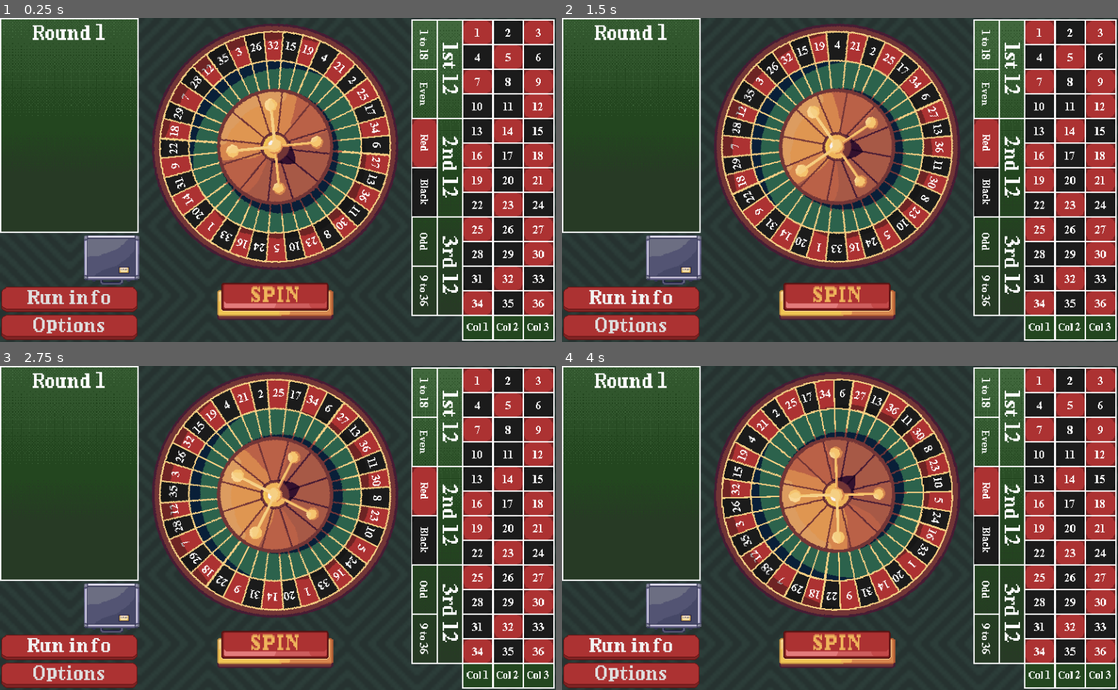
Above: before the commit, frames 1-4 (two rows, left to right).
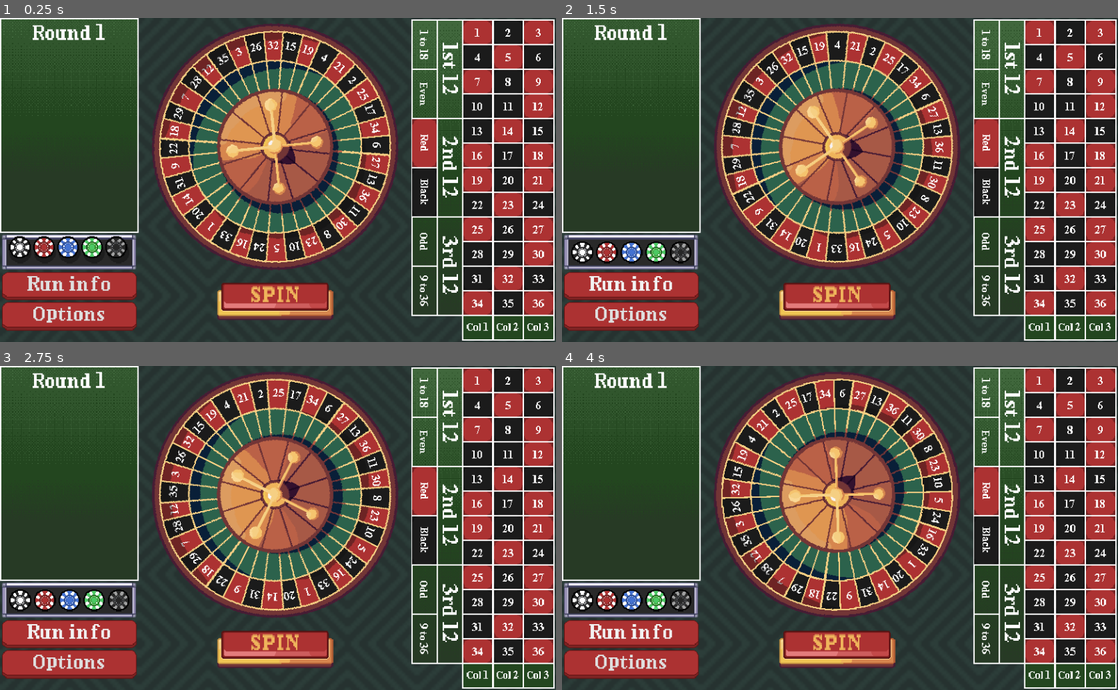
Above: after the commit, the same moments.

Repository: wonderdip/roulette-roguelike
Game: Godot game, scene res://scenes/roulette.tscn
The game is run twice, just before and just after one commit, with the same random seed, the same clock (stepped at 60 frames per second) and the same inputs.
Inputs (mouse positions are in pixels of both pictures, inside the frame that each line leads up to):
- Up to frame 1 (0.25 s): no input
- Up to frame 2 (1.5 s): click "Run info" at 0.5 s; click "Run info" at 1.25 s
- Up to frame 3 (2.75 s): click "Run info" at 2 s
- Up to frame 4 (4 s): drag from (673, 609) to (1040, 378) at 2.77 s; drag from (739, 540) to (1040, 378) at 3.52 s

The runs differ from the first frame. In frame 1, 5.9% of the frame differs, in the area x 0-26%, y 66-100%; in frame 2, 5.9%; in frame 3, 5.9%; in frame 4, 5.9%.

Commit message:
swapped case for tray

Diff:
--- a/scenes/chip_case.tscn
+++ b/scenes/chip_case.tscn
@@ -1,51 +1,14 @@
-[gd_scene load_steps=6 format=3 uid="uid://ctwdx2eioe7ms"]
+[gd_scene load_steps=3 format=3 uid="uid://ctwdx2eioe7ms"]
 
 [ext_resource type="Script" uid="uid://bha6hsotmdgyw" path="res://scripts/chip_case.gd" id="1_d1ryc"]
-[ext_resource type="Texture2D" uid="uid://bycfgs8jk7fac" path="res://Assets/poker_case.png" id="1_lqwp2"]
-[ext_resource type="Texture2D" uid="uid://b0dgn1fmor7o8" path="res://Assets/mini_chip_case.png" id="3_snhhq"]
-
-[sub_resource type="RectangleShape2D" id="RectangleShape2D_v37ql"]
-size = Vector2(246, 208)
-
-[sub_resource type="RectangleShape2D" id="RectangleShape2D_snhhq"]
-size = Vector2(76, 68)
+[ext_resource type="Texture2D" uid="uid://bvcf0y5grac1c" path="res://Assets/chip_tray.png" id="2_ehoyf"]
 
 [node name="ChipCase" type="Node2D"]
 script = ExtResource("1_d1ryc")
 
-[node name="BigCase" type="Node2D" parent="."]
-visible = false
+[node name="Sprite2D" type="Sprite2D" parent="."]
+texture = ExtResource("2_ehoyf")
 
-[node name="BigCaseTexture" type="Sprite2D" parent="BigCase"]
-position = Vector2(92, -84)
-texture = ExtResource("1_lqwp2")
-
-[node name="Marker2D" type="Marker2D" parent="BigCase/BigCaseTexture"]
+[node name="Marker2D" type="Marker2D" parent="Sprite2D"]
 unique_name_in_owner = true
-position = Vector2(-119, -107)
-
-[node name="BigArea2D" type="Area2D" parent="BigCase/BigCaseTexture"]
-unique_name_in_owner = true
-
-[node name="BigCollisionShape" type="CollisionShape2D" parent="BigCase/BigCaseTexture/BigArea2D"]
-unique_name_in_owner = true
-position = Vector2(0, -7)
-shape = SubResource("RectangleShape2D_v37ql")
-
-[node name="SmallCase" type="Node2D" parent="."]
-
-[node name="SmallCaseTexture" type="Sprite2D" parent="SmallCase"]
-position = Vector2(0, -76)
-texture = ExtResource("3_snhhq")
-
-[node name="SmallArea2D" type="Area2D" parent="SmallCase/SmallCaseTexture"]
-position = Vector2(0, 76)
-
-[node name="SmallCollisionShape" type="CollisionShape2D" parent="SmallCase/SmallCaseTexture/SmallArea2D"]
-unique_name_in_owner = true
-shape = SubResource("RectangleShape2D_snhhq")
-
-[connection signal="input_event" from="BigCase/BigCaseTexture/BigArea2D" to="." method="_on_big_area_2d_input_event"]
-[connection signal="input_event" from="SmallCase/SmallCaseTexture/SmallArea2D" to="." method="_on_small_area_2d_input_event"]
-[connection signal="mouse_entered" from="SmallCase/SmallCaseTexture/SmallArea2D" to="." method="_on_small_area_2d_mouse_entered"]
-[connection signal="mouse_exited" from="SmallCase/SmallCaseTexture/SmallArea2D" to="." method="_on_small_area_2d_mouse_exited"]
+position = Vector2(-68, 0)
--- a/scenes/roulette.tscn
+++ b/scenes/roulette.tscn
@@ -199,7 +199,7 @@
 texture_disabled = ExtResource("18_o21qx")
 
 [node name="ChipCase" parent="." instance=ExtResource("21_waas3")]
-position = Vector2(154, 335)
+position = Vector2(96, 324)
 
 [node name="Chips" type="Node2D" parent="."]
 script = ExtResource("21_bjn61")
@@ -218,19 +218,21 @@
 anchors_preset = 15
 anchor_right = 1.0
 anchor_bottom = 1.0
-offset_left = 2.0
-offset_right = -2.0
+offset_left = 3.0
+offset_top = -21.0
+offset_right = -3.0
+offset_bottom = 1.5
 grow_horizontal = 2
 grow_vertical = 2
 theme_override_constants/separation = 2
 
 [node name="RunInfo" type="Button" parent="Control/VBoxContainer"]
-custom_minimum_size = Vector2(0, 32)
+custom_minimum_size = Vector2(0, 40)
 layout_mode = 2
 text = "Run info"
 
 [node name="Options" type="Button" parent="Control/VBoxContainer"]
-custom_minimum_size = Vector2(0, 32)
+custom_minimum_size = Vector2(0, 40)
 layout_mode = 2
 text = "Options"
 
--- a/scripts/ball_spin.gd
+++ b/scripts/ball_spin.gd
@@ -111,11 +111,14 @@
 	var number = Global.WHEEL_ORDER[index]
 	lock_into_pocket()
 
+
 	spin_button.disabled = false
 	spin_button.modulate = Color.WHITE
 	for bet in Global.current_bets:
 		print("Bet: ", bet.type_to_string(), " | Winner: ", Global.is_bet_winner(bet, number))
 	print("LANDED ON: ", number)
 
+
+
 func _on_spin_button_pressed() -> void:
 	start_spin()
--- a/scripts/chip_case.gd
+++ b/scripts/chip_case.gd
@@ -1,112 +1,37 @@
 extends Node2D
 class_name ChipCase
 
-@export var rows: int = 2
-@export var col: int = 6
-
 var start_pos: Vector2
 var chip_width: int = 30
-var x_offset: int = 12
-var y_offset: int = 4
+var x_offset: int = 4
 
-@onready var big_case: Node2D = $BigCase
-@onready var small_case: Node2D = $SmallCase
-@onready var big_collision_shape: CollisionShape2D = %BigCollisionShape
-@onready var small_collision_shape: CollisionShape2D = %SmallCollisionShape
-
-var open: bool = true
-var _is_animating: bool = false
 var slots: Array[ChipSlot] = []
 
 func _ready() -> void:
 	start_pos = %Marker2D.global_position
 	spawn_chip_slots()
-	close_case()
 
 func get_slot_global_position(slot_number: int) -> Vector2:
-	var c = (slot_number - 1) % rows
-	var r = (slot_number - 1) / rows
 	return Vector2(
-		start_pos.x + c * (chip_width + x_offset) + chip_width * 0.5,
-		start_pos.y + r * (chip_width + y_offset) + chip_width * 0.5
+		start_pos.x + (slot_number - 1) * (chip_width + x_offset),
+		start_pos.y
 	)
-
-func open_case() -> void:
-	if open or _is_animating:
-		return
-	_is_animating = true
-	open = true
-
-	big_collision_shape.disabled = true
-	small_collision_shape.disabled = true
-	small_case.hide()
-	big_case.show()
-	big_case.scale = Vector2.ZERO
-
-	var tween = create_tween()
-	tween.set_parallel(true)
-	tween.tween_property(small_case, "scale", Vector2.ZERO, 0.15).set_trans(Tween.TRANS_QUAD).set_ease(Tween.EASE_OUT)
-	tween.tween_property(big_case, "scale", Vector2.ONE, 0.3).set_trans(Tween.TRANS_SPRING).set_ease(Tween.EASE_OUT)
-
-	_tween_slotted_chips_scale(tween, Vector2.ZERO, Vector2.ONE, 0.3, 0.05)
-	await tween.finished
-
-	big_collision_shape.disabled = false
-	_is_animating = false
-
-func close_case() -> void:
-	if not open or _is_animating:
-		return
-	_is_animating = true
-	open = false
-
-	big_collision_shape.disabled = true
-	small_collision_shape.disabled = true
-	small_case.show()
-	var tween = create_tween()
-	tween.set_parallel(true)
-	tween.tween_property(big_case, "scale", Vector2.ZERO, 0.15).set_trans(Tween.TRANS_QUAD).set_ease(Tween.EASE_OUT)
-	tween.tween_property(small_case, "scale", Vector2.ONE, 0.15).set_trans(Tween.TRANS_QUAD).set_ease(Tween.EASE_OUT)
-	_tween_slotted_chips_scale(tween, Vector2.ONE, Vector2.ZERO, 0.15)
-	await tween.finished
-
-	big_case.hide()
-
-	small_collision_shape.disabled = false
-	_is_animating = false
 
 func _tween_slotted_chips_scale(tween: Tween, from: Vector2, to: Vector2, duration: float, delay: float = 0.0) -> void:
 	for slot in slots:
 		if slot.case == self and slot.chip_in == true and slot.chip:
 			var chip = slot.chip
 			chip.scale = from
+
 			tween.tween_property(chip, "scale", to, duration)\
 				.set_trans(Tween.TRANS_SPRING).set_ease(Tween.EASE_OUT)\
 				.set_delay(delay)
 
 func spawn_chip_slots() -> void:
-	for i in range(1, rows * col + 1):
+	for i in range(1, 6):
 		var slot = ChipSlot.new()
 		slot.slot_number = i
 		slot.position = get_slot_global_position(i)
 		slot.case = self
 		slots.append(slot)
 		add_child(slot)
-
-func _on_small_area_2d_input_event(_viewport: Node, event: InputEvent, _shape_idx: int) -> void:
-	if event is InputEventMouseButton and event.button_index == MOUSE_BUTTON_LEFT and event.pressed:
-		open_case()
-
-func _on_big_area_2d_input_event(_viewport: Node, event: InputEvent, _shape_idx: int) -> void:
-	if event is InputEventMouseButton and event.button_index == MOUSE_BUTTON_LEFT and event.pressed:
-		await get_tree().process_frame
-		var overlapping = %BigArea2D.get_overlapping_areas()
-		if overlapping.any(func(a): return a.get_parent() is PokerChip and a.get_parent().dragging):
-			return
-		close_case()
-
-func _on_small_area_2d_mouse_entered() -> void:
-	small_case.modulate = Color(0.8, 0.8, 0.8)
-
-func _on_small_area_2d_mouse_exited() -> void:
-	small_case.modulate = Color.WHITE
--- a/scripts/chip_spawn.gd
+++ b/scripts/chip_spawn.gd
@@ -12,4 +12,4 @@
 		var chip = chip_scene.instantiate() as PokerChip
 		chip.chip_type = i
 		add_child(chip)
-		chip.go_to_chip_slot()
+		chip._return_to_case()
--- a/scripts/global.gd
+++ b/scripts/global.gd
@@ -158,7 +158,6 @@
 	randomize()
 	current_money = starter_money
 
-
 func get_odds(bet_type: BetType) -> float:
 	var numbers: float = BET_TYPE_COUNTS.values()[bet_type]
 	return (numbers / 36) * 100
--- a/scripts/poker_chip.gd
+++ b/scripts/poker_chip.gd
@@ -142,22 +142,8 @@
 
 func _return_to_case() -> void:
 	home_slot.chip_in = true
-	if home_slot.case.open:
-		go_to_chip_slot()
-	else:
-		var tween = create_tween()
-		tween.set_parallel(true)
-		tween.tween_property(self, "global_position", home_slot.case.global_position, 0.3)\
-			.set_trans(Tween.TRANS_SPRING).set_ease(Tween.EASE_OUT)
-		tween.tween_property(self, "scale", Vector2.ZERO, 0.3)\
-			.set_trans(Tween.TRANS_QUAD).set_ease(Tween.EASE_OUT)
-
-func go_to_chip_slot():
-	home_slot.chip_in = true
 	var tween = create_tween()
 	tween.tween_property(self, "global_position", home_slot.global_position, 0.3).set_trans(Tween.TRANS_SPRING).set_ease(Tween.EASE_OUT)
-	if not home_slot.case.open:
-		scale = Vector2.ZERO
 
 func chip_shake() -> void:
 	var tween = create_tween()
Binary file added: Assets/chip_tray.png
Not shown, added: Assets/chip_tray.png.import
